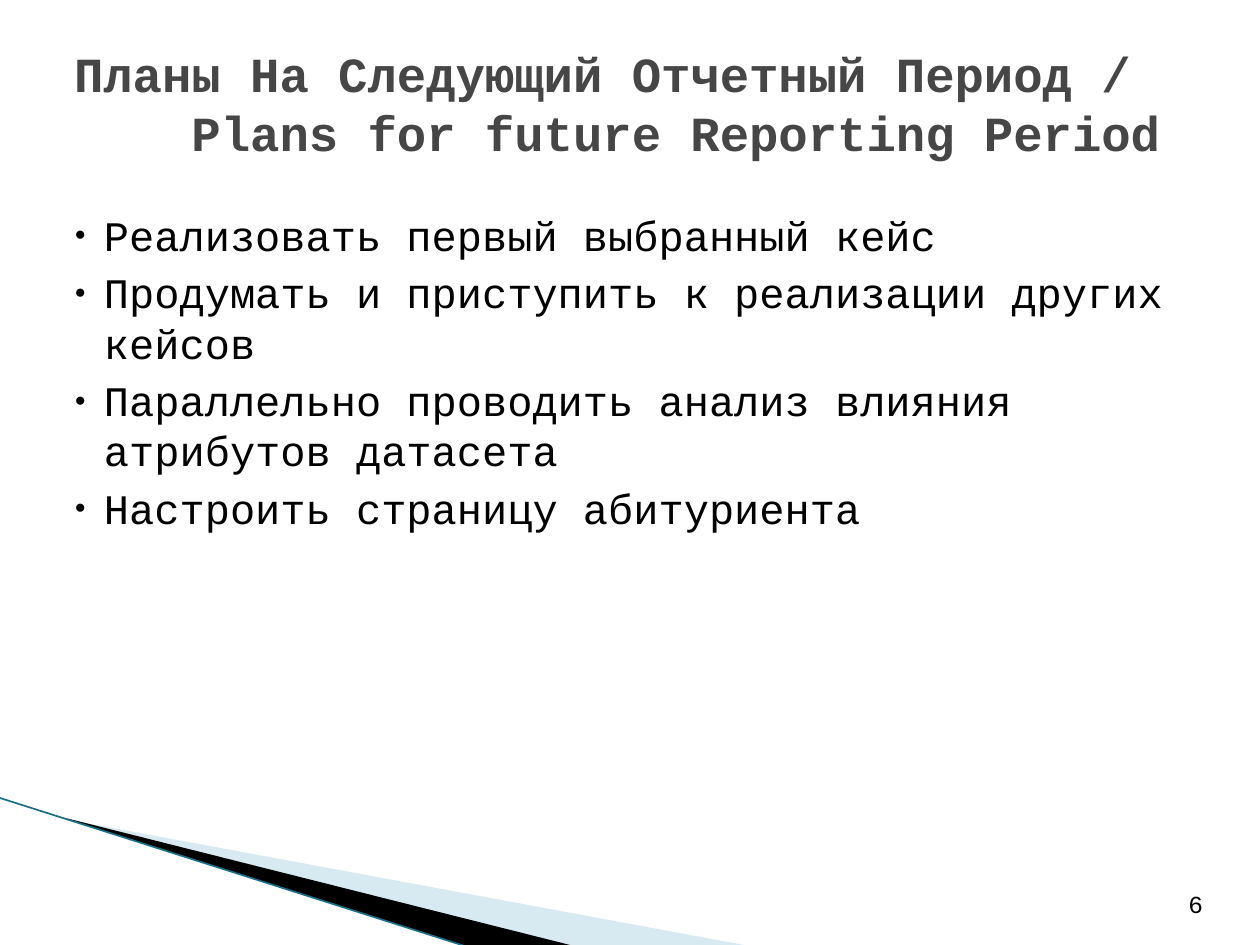
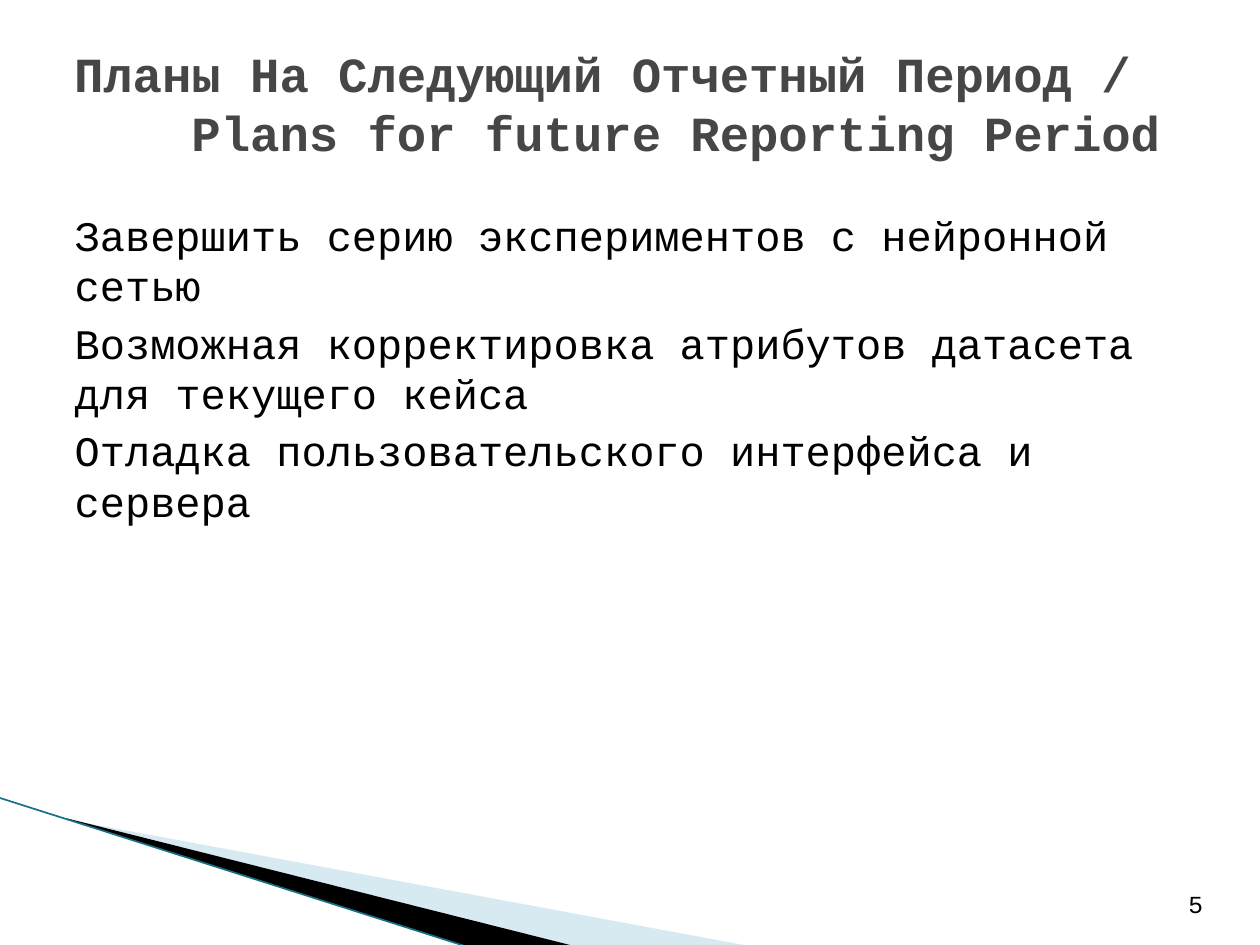
Before and after one commit to saviord7/applicant-service, a slide deck: slide 5 of reports/weekly reports/C09_RAS_report_3_LETI_2021.ppt (slide 6 before the commit). Drawn at 1260x945 pixels with LibreOffice and Linux fonts; fonts in the diff are those of the drawing; background and template pictures are left out. Boxes give left, top, right and bottom in pixels: in the first picture for what was removed or moved away, otherwise in the second. Text is boxed around its words. In the diff, an @@ line names an element or a change of style, - is before the commit and + after.

```diff
--- a/reports/weekly reports/C09_RAS_report_3_LETI_2021.ppt
+++ b/reports/weekly reports/C09_RAS_report_3_LETI_2021.ppt
@@ text at box(75, 221, 1134, 526): text changed @@
-● Реализовать первый выбранный кейс
-● Продумать и приступить к реализации других кейсов
-● Параллельно проводить анализ влияния атрибутов датасета
-● Настроить страницу абитуриента
+Завершить серию экспериментов с нейронной сетью
+Возможная корректировка атрибутов датасета для текущего кейса
+Отладка пользовательского интерфейса и сервера
@@ page number at box(1188, 897, 1203, 914): text changed @@
-6
+5
```
Also in this commit, not shown: 2 other slides changed, 2 slides added, 2 slides removed.
